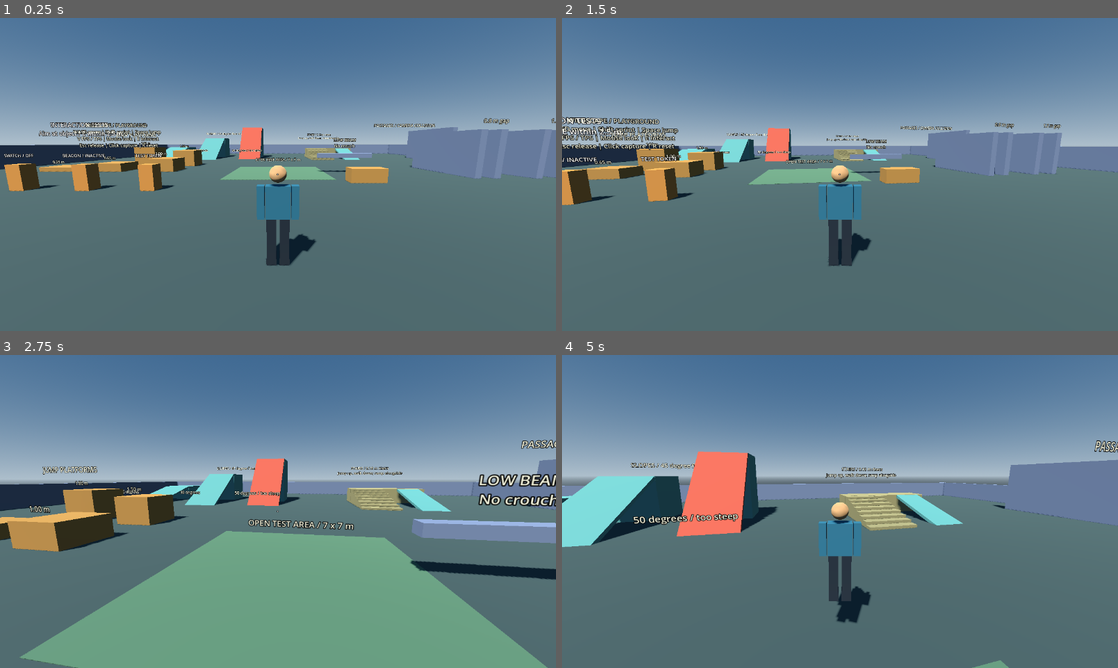
Above: before the commit, frames 1-4 (two rows, left to right).
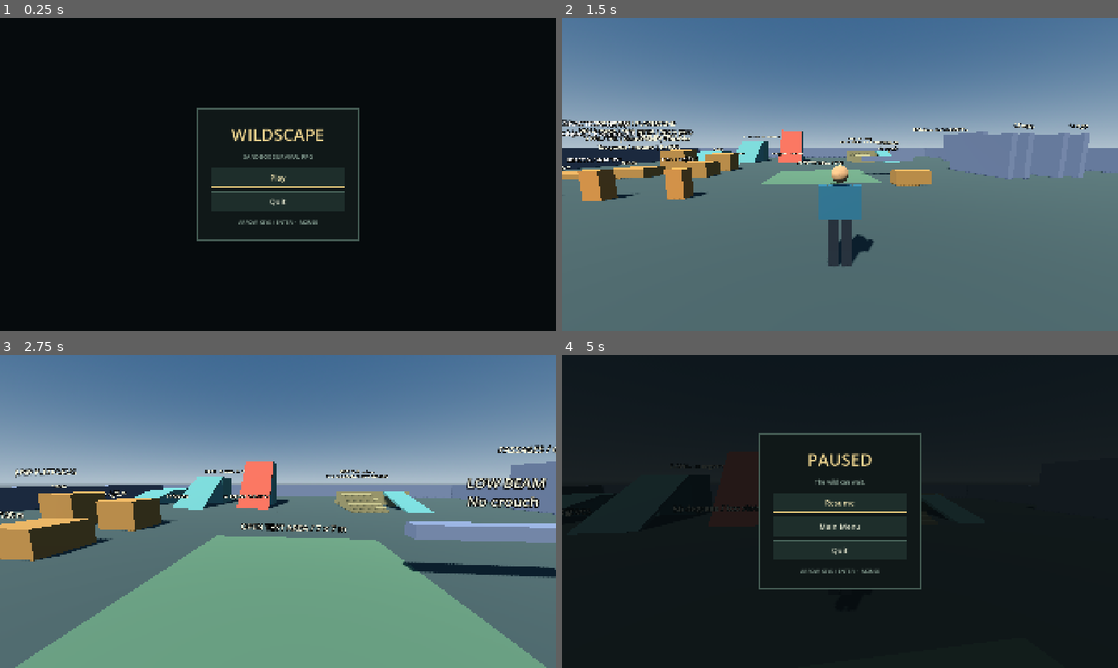
Above: after the commit, the same moments.

Repository: melvzzy/Wildscape
Game: Godot game, scene res://scenes/menus/main_menu.tscn
Two runs of this game, one before a commit and one after it. Both use one fixed random seed, a clock stepped at 60 frames per second and the inputs below. Before the commit the project starts from res://scenes/main.tscn.
Inputs (mouse positions are in pixels of both pictures, inside the frame that each line leads up to):
- Up to frame 1 (0.25 s): no input
- Up to frame 2 (1.5 s): click (840, 177) at 0.5 s, where only the run after the commit has a clickable "Play"; tap Enter at 1.25 s; move the mouse to (867, 174) at 1.27 s; hold W (move_forward) from 1.28 s (still down); hold Shift (sprint) from 1.28 s (still down); tap E (interact) at 1.35 s; click (867, 174) at 1.42 s
- Up to frame 3 (2.75 s): keep holding W (move_forward); tap Space (jump) at 1.52, 1.82, 2.27, 2.57 s; move the mouse to (250, 511) at 2.02 s; release Shift (sprint) at 2.03 s; tap Shift (sprint) at 2.1 s; click (250, 511) at 2.17 s; tap V (toggle_camera) at 2.3 s
- Up to frame 4 (5 s): keep holding W (move_forward); move the mouse to (851, 505) at 2.77 s; hold V (toggle_camera) 2.78-3.53 s; click (851, 505) at 2.92 s; tap Enter at 3.05, 3.6 s; move the mouse to (834, 517) at 3.52 s; click (834, 517) at 3.67 s; tap Space (jump) at 3.77, 3.8, 4.07, 4.35, 4.52, 4.82 s; move the mouse to (878, 514) at 4.27 s; click (878, 514) at 4.42 s; tap E (interact) at 4.55 s; tap Escape (release_mouse, bound only before the commit) at 4.9 s

The runs differ from the first frame. In frame 1, 100% of the frame differs, in the area x 0-100%, y 0-100%; in frame 2, 9.0%; in frame 3, 12%; in frame 4, 99%.

Commit message:
Menu Ui Base

Diff:
--- a/project.godot
+++ b/project.godot
@@ -11,13 +11,18 @@
 [application]
 
 config/name="Wildscape"
-run/main_scene="res://scenes/main.tscn"
+run/main_scene="res://scenes/menus/main_menu.tscn"
 config/features=PackedStringArray("4.7", "GL Compatibility")
 
 [display]
 
-window/size/viewport_width=1280
-window/size/viewport_height=720
+window/size/viewport_width=1920
+window/size/viewport_height=1080
+window/size/window_width_override=1280
+window/size/window_height_override=720
+window/size/mode=3
+window/stretch/mode="canvas_items"
+window/stretch/aspect="expand"
 
 [input]
 
@@ -56,7 +61,7 @@
 "events": [Object(InputEventKey,"resource_local_to_scene":false,"resource_name":"","device":16,"window_id":0,"alt_press …(190 unchanged characters)…
 ]
 }
-release_mouse={
+pause={
 "deadzone": 0.2,
 "events": [Object(InputEventKey,"resource_local_to_scene":false,"resource_name":"","device":16,"window_id":0,"alt_press …(195 unchanged characters)…
 ]
--- a/scenes/main.tscn
+++ b/scenes/main.tscn
@@ -1,11 +1,16 @@
-[gd_scene load_steps=3 format=3]
+[gd_scene load_steps=4 format=3]
 
 [ext_resource type="PackedScene" path="res://scenes/playground/playground.tscn" id="1_world"]
 [ext_resource type="PackedScene" path="res://scenes/player/player.tscn" id="2_player"]
+[ext_resource type="PackedScene" path="res://scenes/menus/game_menu.tscn" id="3_menu"]
 
 [node name="Main" type="Node3D"]
+process_mode = 1
 
 [node name="Playground" parent="." instance=ExtResource("1_world")]
 
 [node name="Player" parent="." instance=ExtResource("2_player")]
 position = Vector3(0, 0.05, 17)
+
+[node name="Menu" parent="." instance=ExtResource("3_menu")]
+gameplay_mode = true
--- /dev/null
+++ b/scenes/menus/game_menu.tscn
@@ -0,0 +1,92 @@
+[gd_scene load_steps=3 format=3]
+
+[ext_resource type="Script" path="res://scenes/menus/menu_controller.gd" id="1_controller"]
+[ext_resource type="Theme" path="res://scenes/menus/menu_theme.tres" id="2_theme"]
+
+[node name="Menu" type="CanvasLayer"]
+process_mode = 3
+layer = 10
+script = ExtResource("1_controller")
+
+[node name="Overlay" type="Control" parent="."]
+layout_mode = 3
+anchors_preset = 15
+anchor_right = 1.0
+anchor_bottom = 1.0
+grow_horizontal = 2
+grow_vertical = 2
+theme = ExtResource("2_theme")
+
+[node name="Backdrop" type="ColorRect" parent="Overlay"]
+layout_mode = 1
+anchors_preset = 15
+anchor_right = 1.0
+anchor_bottom = 1.0
+grow_horizontal = 2
+grow_vertical = 2
+mouse_filter = 2
+color = Color(0.025, 0.045, 0.05, 1)
+
+[node name="Center" type="CenterContainer" parent="Overlay"]
+layout_mode = 1
+anchors_preset = 15
+anchor_right = 1.0
+anchor_bottom = 1.0
+grow_horizontal = 2
+grow_vertical = 2
+mouse_filter = 2
+
+[node name="Panel" type="PanelContainer" parent="Overlay/Center"]
+custom_minimum_size = Vector2(560, 0)
+layout_mode = 2
+
+[node name="Margin" type="MarginContainer" parent="Overlay/Center/Panel"]
+layout_mode = 2
+theme_override_constants/margin_left = 48
+theme_override_constants/margin_top = 48
+theme_override_constants/margin_right = 48
+theme_override_constants/margin_bottom = 48
+
+[node name="Stack" type="VBoxContainer" parent="Overlay/Center/Panel/Margin"]
+layout_mode = 2
+theme_override_constants/separation = 24
+
+[node name="Heading" type="Label" parent="Overlay/Center/Panel/Margin/Stack"]
+layout_mode = 2
+theme_override_colors/font_color = Color(0.93, 0.83, 0.56, 1)
+theme_override_font_sizes/font_size = 58
+text = "WILDSCAPE"
+horizontal_alignment = 1
+
+[node name="Subtitle" type="Label" parent="Overlay/Center/Panel/Margin/Stack"]
+layout_mode = 2
+theme_override_colors/font_color = Color(0.55, 0.65, 0.6, 1)
+theme_override_font_sizes/font_size = 20
+text = "SANDBOX SURVIVAL RPG"
+horizontal_alignment = 1
+
+[node name="Buttons" type="VBoxContainer" parent="Overlay/Center/Panel/Margin/Stack"]
+layout_mode = 2
+theme_override_constants/separation = 14
+
+[node name="Primary" type="Button" parent="Overlay/Center/Panel/Margin/Stack/Buttons"]
+custom_minimum_size = Vector2(0, 68)
+layout_mode = 2
+text = "Play"
+
+[node name="MainMenu" type="Button" parent="Overlay/Center/Panel/Margin/Stack/Buttons"]
+custom_minimum_size = Vector2(0, 68)
+layout_mode = 2
+text = "Main Menu"
+
+[node name="Quit" type="Button" parent="Overlay/Center/Panel/Margin/Stack/Buttons"]
+custom_minimum_size = Vector2(0, 68)
+layout_mode = 2
+text = "Quit"
+
+[node name="Hint" type="Label" parent="Overlay/Center/Panel/Margin/Stack"]
+layout_mode = 2
+theme_override_colors/font_color = Color(0.55, 0.65, 0.6, 1)
+theme_override_font_sizes/font_size = 18
+text = "ARROW KEYS / ENTER  ·  MOUSE"
+horizontal_alignment = 1
--- /dev/null
+++ b/scenes/menus/main_menu.tscn
@@ -0,0 +1,7 @@
+[gd_scene load_steps=2 format=3]
+
+[ext_resource type="PackedScene" path="res://scenes/menus/game_menu.tscn" id="1_menu"]
+
+[node name="MainMenu" type="Node"]
+
+[node name="Menu" parent="." instance=ExtResource("1_menu")]
--- /dev/null
+++ b/scenes/menus/menu_controller.gd
@@ -0,0 +1,116 @@
+extends CanvasLayer
+## Scene-local owner of menu transitions, pause and OS mouse capture.
+## Shared by main_menu.tscn and the independently launchable gameplay scene.
+
+const MAIN_MENU := "res://scenes/menus/main_menu.tscn"
+const GAMEPLAY := "res://scenes/main.tscn"
+
+@export var gameplay_mode: bool = false
+
+@onready var overlay: Control = $Overlay
+@onready var backdrop: ColorRect = $Overlay/Backdrop
+@onready var heading: Label = $Overlay/Center/Panel/Margin/Stack/Heading
+@onready var subtitle: Label = $Overlay/Center/Panel/Margin/Stack/Subtitle
+@onready var primary_button: Button = $Overlay/Center/Panel/Margin/Stack/Buttons/Primary
+@onready var main_menu_button: Button = $Overlay/Center/Panel/Margin/Stack/Buttons/MainMenu
+@onready var quit_button: Button = $Overlay/Center/Panel/Margin/Stack/Buttons/Quit
+
+var player: CharacterBody3D
+var _transitioning: bool = false
+var _resume_version: int = 0
+
+
+func _ready() -> void:
+	get_tree().paused = false
+	primary_button.pressed.connect(_on_primary_pressed)
+	main_menu_button.pressed.connect(return_to_main_menu)
+	quit_button.pressed.connect(quit_game)
+	main_menu_button.visible = gameplay_mode
+	if gameplay_mode:
+		player = get_parent().get_node("Player")
+		heading.text = "PAUSED"
+		subtitle.text = "The wild can wait."
+		primary_button.text = "Resume"
+		backdrop.color.a = 0.88
+		overlay.hide()
+		_resume_input_when_safe()
+	else:
+		_apply_input(false)
+		primary_button.grab_focus()
+
+
+func _input(event: InputEvent) -> void:
+	if gameplay_mode and event.is_action_pressed("pause") and not event.is_echo():
+		get_viewport().set_input_as_handled()
+		set_paused(not get_tree().paused)
+
+
+func set_paused(paused: bool) -> void:
+	if not gameplay_mode or _transitioning:
+		return
+	_resume_version += 1
+	get_tree().paused = paused
+	overlay.visible = paused
+	_apply_input(false)
+	if paused:
+		primary_button.grab_focus()
+	else:
+		get_viewport().gui_release_focus()
+		_resume_input_when_safe()
+
+
+func _resume_input_when_safe() -> void:
+	# Let the menu's Enter/Space/E press expire before gameplay can see it.
+	var version := _resume_version
+	await get_tree().physics_frame
+	await get_tree().process_frame
+	if is_inside_tree() and not _transitioning and not get_tree().paused and version == _resume_version:
+		_apply_input(true)
+
+
+func _apply_input(captured: bool) -> void:
+	Input.mouse_mode = Input.MOUSE_MODE_CAPTURED if captured else Input.MOUSE_MODE_VISIBLE
+	if is_instance_valid(player):
+		player.set_mouse_captured(captured)
+
+
+func _on_primary_pressed() -> void:
+	if gameplay_mode:
+		set_paused(false)
+	else:
+		_change_scene(GAMEPLAY)
+
+
+func return_to_main_menu() -> void:
+	_change_scene(MAIN_MENU)
+
+
+func _change_scene(path: String) -> void:
+	if _transitioning:
+		return
+	_transitioning = true
+	_resume_version += 1
+	_apply_input(false)
+	get_tree().paused = false
+	var error := get_tree().change_scene_to_file(path)
+	if error != OK:
+		_transitioning = false
+		if gameplay_mode:
+			set_paused(true)
+		push_error("Cannot load scene %s (error %d)" % [path, error])
+
+
+func quit_game() -> void:
+	_resume_version += 1
+	_apply_input(false)
+	get_tree().paused = false
+	get_tree().quit()
+
+
+func _notification(what: int) -> void:
+	if what == NOTIFICATION_APPLICATION_FOCUS_OUT and is_node_ready():
+		if gameplay_mode:
+			set_paused(true)
+		else:
+			_apply_input(false)
+	# Focus return deliberately keeps the pause menu open until Resume/Escape.
--- /dev/null
+++ b/scenes/menus/menu_theme.tres
@@ -0,0 +1,53 @@
+[gd_resource type="Theme" load_steps=6 format=3]
+
+[sub_resource type="StyleBoxFlat" id="Panel"]
+bg_color = Color(0.065, 0.095, 0.095, 1)
+border_width_left = 2
+border_width_top = 2
+border_width_right = 2
+border_width_bottom = 2
+border_color = Color(0.27, 0.36, 0.33, 1)
+
+[sub_resource type="StyleBoxFlat" id="ButtonNormal"]
+bg_color = Color(0.12, 0.18, 0.17, 1)
+border_width_left = 2
+border_width_top = 2
+border_width_right = 2
+border_width_bottom = 2
+border_color = Color(0.29, 0.4, 0.36, 1)
+
+[sub_resource type="StyleBoxFlat" id="ButtonHover"]
+bg_color = Color(0.2, 0.28, 0.24, 1)
+border_width_left = 2
+border_width_top = 2
+border_width_right = 2
+border_width_bottom = 2
+border_color = Color(0.77, 0.69, 0.43, 1)
+
+[sub_resource type="StyleBoxFlat" id="ButtonPressed"]
+bg_color = Color(0.08, 0.13, 0.12, 1)
+border_width_left = 2
+border_width_top = 2
+border_width_right = 2
+border_width_bottom = 2
+border_color = Color(0.77, 0.69, 0.43, 1)
+
+[sub_resource type="StyleBoxFlat" id="ButtonFocus"]
+bg_color = Color(0, 0, 0, 0)
+border_width_left = 2
+border_width_top = 2
+border_width_right = 2
+border_width_bottom = 2
+border_color = Color(0.94, 0.82, 0.5, 1)
+
+[resource]
+default_font_size = 26
+Button/colors/font_color = Color(0.89, 0.9, 0.81, 1)
+Button/colors/font_hover_color = Color(1, 0.94, 0.73, 1)
+Button/colors/font_focus_color = Color(1, 0.94, 0.73, 1)
+Button/styles/normal = SubResource("ButtonNormal")
+Button/styles/hover = SubResource("ButtonHover")
+Button/styles/pressed = SubResource("ButtonPressed")
+Button/styles/focus = SubResource("ButtonFocus")
+Label/colors/font_color = Color(0.89, 0.9, 0.81, 1)
+PanelContainer/styles/panel = SubResource("Panel")
--- a/scenes/player/player.gd
+++ b/scenes/player/player.gd
@@ -36,7 +36,6 @@
 	camera_yaw.rotation.y = global_rotation.y
 	spring_arm.add_excluded_object(get_rid())
 	set_first_person(false)
-	set_mouse_captured(true)
 	# Prime interpolation before the first render frame.
 	get_global_transform_interpolated()
 
@@ -47,11 +46,7 @@
 
 
 func _unhandled_input(event: InputEvent) -> void:
-	if event.is_action_pressed("release_mouse"):
-		set_mouse_captured(false)
-	elif event is InputEventMouseButton and event.pressed and event.button_index == MOUSE_BUTTON_LEFT:
-		set_mouse_captured(true)
-	if not controls_active:
+	if not controls_active or get_tree().paused:
 		return
 	if event is InputEventMouseMotion:
 		camera_yaw.rotation.y -= event.screen_relative.x * mouse_sensitivity
@@ -105,9 +100,10 @@
 
 
 func set_mouse_captured(captured: bool) -> void:
-	# Keep intent separate from OS state: headless drivers cannot capture a cursor.
+	# Input gate retained for controller/tests; MenuController owns the OS cursor.
 	controls_active = captured
-	Input.mouse_mode = Input.MOUSE_MODE_CAPTURED if captured else Input.MOUSE_MODE_VISIBLE
+	if not captured:
+		$Interaction.refresh_target()
 
 
 func reset_to_spawn() -> void:
@@ -118,8 +114,3 @@
 	camera_pitch.rotation = Vector3(-0.15, 0.0, 0.0)
 	reset_physics_interpolation()
 	camera_yaw.global_position = global_position + Vector3.UP * 1.62
-
-
-func _notification(what: int) -> void:
-	if what == NOTIFICATION_APPLICATION_FOCUS_OUT:
-		set_mouse_captured(false)
--- a/scenes/player/player_interaction.gd
+++ b/scenes/player/player_interaction.gd
@@ -20,8 +20,9 @@
 
 
 func refresh_target() -> void:
-	target = _find_target() if player.controls_active else null
-	aim_dot.visible = player.controls_active
+	var enabled: bool = player.controls_active and not get_tree().paused
+	target = _find_target() if enabled else null
+	aim_dot.visible = enabled
 	prompt.visible = is_instance_valid(target)
 	prompt.text = "[E] " + target.get_prompt() if is_instance_valid(target) else ""
 
--- a/scenes/playground/playground.tscn
+++ b/scenes/playground/playground.tscn
@@ -876,7 +876,7 @@
 
 [node name="Instructions" type="Label3D" parent="."]
 position = Vector3(-5, 2.4, 14)
-text = "WILDSCAPE / PLAYGROUND\nWASD move | Shift sprint | Space jump\nV FPS / TPS | Mouse look | E interact\nEsc release | Click capture | R reset"
+text = "WILDSCAPE / PLAYGROUND\nWASD move | Shift sprint | Space jump\nV FPS / TPS | Mouse look | E interact\nEsc pause / resume | R reset"
 font_size = 24
 pixel_size = 0.006
 outline_size = 8
--- /dev/null
+++ b/tests/menu_flow_test.gd
@@ -0,0 +1,216 @@
+extends SceneTree
+## Exercises real scene changes and input dispatch. Optional -- --capture-ui
+## saves menu screenshots when run with a graphical display driver.
+
+var checks: int = 0
+var failures: int = 0
+var elapsed: float = 0.0
+
+
+func _initialize() -> void:
+	_run.call_deferred()
+
+
+func _process(delta: float) -> bool:
+	elapsed += delta
+	if elapsed > 35.0:
+		push_error("FAIL: menu flow timeout")
+		quit(1)
+	return false
+
+
+func _frames(count: int = 5) -> void:
+	for frame in range(count):
+		await physics_frame
+	await process_frame
+
+
+func _check(condition: bool, message: String) -> void:
+	checks += 1
+	if condition:
+		print("PASS: ", message)
+	else:
+		failures += 1
+		push_error("FAIL: " + message)
+
+
+func _escape() -> void:
+	var event := InputEventKey.new()
+	event.physical_keycode = KEY_ESCAPE
+	event.keycode = KEY_ESCAPE
+	event.pressed = true
+	root.push_input(event)
+	event = event.duplicate()
+	event.pressed = false
+	root.push_input(event)
+	await _frames()
+
+
+func _accept() -> void:
+	var event := InputEventKey.new()
+	event.keycode = KEY_ENTER
+	event.physical_keycode = KEY_ENTER
+	event.pressed = true
+	root.push_input(event)
+	event = event.duplicate()
+	event.pressed = false
+	root.push_input(event)
+	await _frames(12)
+
+
+func _navigate(key: Key) -> void:
+	var event := InputEventKey.new()
+	event.keycode = key
+	event.physical_keycode = key
+	event.pressed = true
+	root.push_input(event)
+	event = event.duplicate()
+	event.pressed = false
+	root.push_input(event)
+	await _frames(2)
+
+
+func _capture(name: String) -> void:
+	if "--capture-ui" in OS.get_cmdline_user_args():
+		await RenderingServer.frame_post_draw
+		root.get_texture().get_image().save_png("res://.godot/" + name + ".png")
+
+
+func _run() -> void:
+	var startup: String = ProjectSettings.get_setting("application/run/main_scene")
+	_check(startup == "res://scenes/menus/main_menu.tscn", "F5 starts at the main menu")
+	_check(ProjectSettings.get_setting_with_override("physics/3d/physics_engine") == "DEFAULT", "existing physics backend setting is unchanged (DEFAULT / GodotPhysics3D)")
+	print("PHYSICS BACKEND: DEFAULT resolves to GodotPhysics3D; no engine switch")
+	change_scene_to_file(startup)
+	await _frames(12)
+	var menu: Node = current_scene.get_node("Menu")
+	_check(not paused and menu.overlay.visible and Input.mouse_mode == Input.MOUSE_MODE_VISIBLE, "main menu is unpaused with a visible cursor")
+	_check(menu.primary_button.text == "Play" and not menu.main_menu_button.visible and menu.quit_button.text == "Quit", "main menu exposes only Play and Quit")
+	_check(root.gui_get_focus_owner() == menu.primary_button, "Play receives initial keyboard focus")
+	await _navigate(KEY_DOWN)
+	_check(root.gui_get_focus_owner() == menu.quit_button, "Down navigates from Play to Quit, skipping hidden pause-only controls")
+	await _navigate(KEY_UP)
+	_check(root.gui_get_focus_owner() == menu.primary_button, "Up returns keyboard focus to Play")
+	if DisplayServer.get_name() != "headless":
+		_check(root.mode == Window.MODE_FULLSCREEN, "graphical startup uses borderless fullscreen, not exclusive mode")
+		print("DISPLAY: fullscreen window %s on monitor %s" % [root.size, DisplayServer.screen_get_size()])
+	root.mode = Window.MODE_WINDOWED
+	for size in [Vector2i(1920, 1080), Vector2i(1280, 720), Vector2i(1024, 768), Vector2i(800, 600)]:
+		root.size = size
+		await _frames(3)
+		var panel: Control = menu.get_node("Overlay/Center/Panel")
+		var viewport_rect := root.get_visible_rect()
+		var panel_rect := panel.get_global_rect()
+		_check(viewport_rect.encloses(panel_rect) and panel_rect.get_center().distance_to(viewport_rect.get_center()) < 2.0, "menu stays centered and visible at %s" % size)
+		_check(is_equal_approx(menu.primary_button.size.x, menu.quit_button.size.x), "button widths are symmetric at %s" % size)
+		await _capture("main-menu-%dx%d" % [size.x, size.y])
+	await _accept()
+	_check(current_scene.scene_file_path == "res://scenes/main.tscn", "keyboard Enter on Play loads gameplay")
+	menu = current_scene.get_node("Menu")
+	var player: CharacterBody3D = current_scene.get_node("Player")
+	_check(not paused and player.controls_active and not menu.overlay.visible, "entering gameplay enables controls and hides menus")
+	if DisplayServer.get_name() != "headless":
+		_check(Input.mouse_mode == Input.MOUSE_MODE_CAPTURED, "graphical gameplay captures the OS cursor")
+	Input.action_press("move_forward")
+	await _frames(20)
+	_check(player.position.z < 16.5, "gameplay movement remains responsive")
+	Input.action_release("move_forward")
+	var rigid := RigidBody3D.new()
+	var collision := CollisionShape3D.new()
+	collision.shape = SphereShape3D.new()
+	rigid.add_child(collision)
+	current_scene.add_child(rigid)
+	rigid.position = Vector3(2, 7, 17)
+	Input.action_press("jump")
+	await _frames(5)
+	Input.action_release("jump")
+	await _escape()
+	_check(paused and menu.overlay.visible and not player.controls_active, "Escape pauses gameplay and opens the pause menu")
+	_check(menu.primary_button.text == "Resume" and menu.main_menu_button.visible, "pause menu offers Resume, Main Menu and Quit")
+	_check(Input.mouse_mode == Input.MOUSE_MODE_VISIBLE, "pause releases the OS cursor")
+	_check(not player.can_process() and not player.get_node("Interaction").can_process() and not player.spring_arm.can_process(), "player, interaction and spring arm are all paused")
+	_check(menu.can_process(), "menu remains processable while gameplay is paused")
+	var frozen_position := player.position
+	var frozen_velocity := player.velocity
+	var rigid_position := rigid.position
+	var yaw: float = player.camera_yaw.rotation.y
+	var fps: bool = player.first_person
+	Input.action_press("move_forward")
+	Input.action_press("jump")
+	Input.action_press("interact")
+	var mouse := InputEventMouseMotion.new()
+	mouse.screen_relative = Vector2(150, 100)
+	root.push_input(mouse)
+	var toggle := InputEventAction.new()
+	toggle.action = "toggle_camera"
+	toggle.pressed = true
+	root.push_input(toggle)
+	var click := InputEventMouseButton.new()
+	click.button_index = MOUSE_BUTTON_LEFT
+	click.position = Vector2(10, 10)
+	click.pressed = true
+	root.push_input(click)
+	click = click.duplicate()
+	click.pressed = false
+	root.push_input(click)
+	await _frames(12)
+	_check(player.position.is_equal_approx(frozen_position) and player.velocity.is_equal_approx(frozen_velocity), "pause freezes player motion and jump physics")
+	_check(rigid.position.is_equal_approx(rigid_position), "pause also freezes independent rigid-body physics")
+	_check(is_equal_approx(player.camera_yaw.rotation.y, yaw) and player.first_person == fps, "pause blocks mouse look and camera switching")
+	_check(not player.controls_active and Input.mouse_mode == Input.MOUSE_MODE_VISIBLE, "clicking menu background cannot capture the mouse")
+	await _capture("pause-menu-800x600")
+	for action in ["move_forward", "jump", "interact"]:
+		Input.action_release(action)
+	await _escape()
+	_check(not paused and player.controls_active, "Escape resumes gameplay")
+	await _frames(15)
+	_check(not rigid.position.is_equal_approx(rigid_position), "rigid-body physics continues after resume")
+	rigid.queue_free()
+	# Aim at a real interactable, then ensure pause blocks even direct activation.
+	player.reset_to_spawn()
+	player.position = Vector3(-12, 0.05, 13.1)
+	player.reset_physics_interpolation()
+	await _frames(20)
+	player.set_first_person(true)
+	var interactable: WorldInteractable = current_scene.get_node("Playground/InteractionArea/Switch")
+	var aim := interactable.global_position + Vector3.UP * 0.9 - (player.global_position + Vector3.UP * 1.62)
+	player.camera_yaw.rotation.y = atan2(-aim.x, -aim.z)
+	player.camera_pitch.rotation.x = atan2(aim.y, Vector2(aim.x, aim.z).length())
+	await _frames()
+	var interaction: Node = player.get_node("Interaction")
+	_check(interaction.target == interactable and interaction.prompt.visible, "interaction is available before pausing")
+	menu.set_paused(true)
+	interaction.try_interact()
+	Input.action_press("interact")
+	await _frames(5)
+	_check(not interactable.active and interaction.target == null and not interaction.prompt.visible, "pause blocks E/direct interaction and clears prompts immediately")
+	Input.action_release("interact")
+	Input.action_press("jump")
+	menu.primary_button.pressed.emit()
+	await _frames(5)
+	Input.action_release("jump")
+	_check(not paused and player.controls_active and player.position.y < 0.1, "Resume button works without leaking its Space/jump input")
+	menu.notification(Node.NOTIFICATION_APPLICATION_FOCUS_OUT)
+	await _frames(2)
+	_check(paused and not player.controls_active and menu.overlay.visible, "focus loss pauses and releases gameplay controls")
+	menu.notification(Node.NOTIFICATION_APPLICATION_FOCUS_IN)
+	await _frames(2)
+	_check(paused and Input.mouse_mode == Input.MOUSE_MODE_VISIBLE, "focus return does not silently resume")
+	menu.main_menu_button.pressed.emit()
+	await _frames(12)
+	menu = current_scene.get_node("Menu")
+	_check(current_scene.scene_file_path == startup and not paused and Input.mouse_mode == Input.MOUSE_MODE_VISIBLE, "returning to main menu clears pause and releases cursor")
+	_check(not current_scene.has_node("Player"), "returning to main menu removes the old gameplay scene")
+	menu.primary_button.pressed.emit()
+	await _frames(12)
+	_check(not paused and current_scene.get_node("Player").controls_active and not current_scene.get_node("Playground/InteractionArea/Switch").active, "Play after pause return creates a fresh usable gameplay session")
+	change_scene_to_file("res://scenes/main.tscn")
+	await _frames(12)
+	menu = current_scene.get_node("Menu")
+	_check(not paused and current_scene.get_node("Player").controls_active and not menu.overlay.visible, "gameplay scene also starts independently (F6 path)")
+	menu.set_paused(true)
+	menu.quit_button.pressed.emit()
+	_check(not paused and Input.mouse_mode == Input.MOUSE_MODE_VISIBLE, "Quit clears pause and releases cursor before exit")
+	print("FLOW RESULT: %d checks, %d failures" % [checks, failures])
+	if failures > 0:
+		quit(1)
Not shown, added: scenes/menus/menu_controller.gd.uid
Not shown, added: tests/menu_flow_test.gd.uid
Not shown, changed: AGENTS.md
Not shown, added: tests/run_tests.ps1
